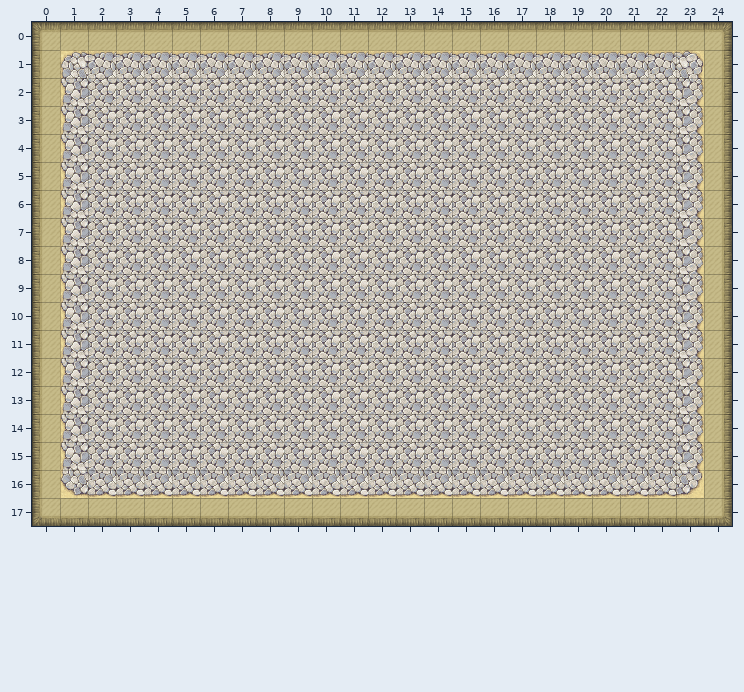
Two versions of a level (Tiled map (JSON), assets/tilemaps/level2.json). The picture above was drawn from the file before the commit.
Cells are 32x32 px. Shown: x 0..24, y 0..17.
After the commit:
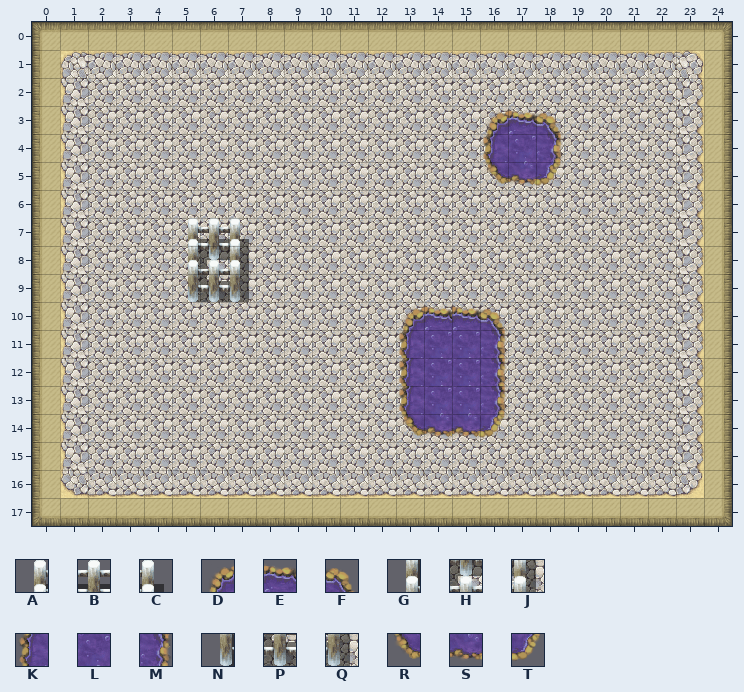
Key: from "Outside_A2": A 378, B 379, C 380, D 381, E 382, F 383, G 402, H 403, J 404, K 405, L 406, M 407, N 426, P 427, Q 428, R 429, S 430, T 431.
_ is an empty cell.
Tiles of an added or newly shown layer are drawn over the layers below it.
See-through tiles are keyed as they look on the map.
Difference:
Changed rows in their new state; . is an unchanged cell.
Layer "Foreground" (now shown):
first column x 5:
 7 ABC
 8 GHJ
 9 NPQ
Layer "Foreground2" (added):
first column x 16:
 3 DEF
 4 KLM
 5 RST
first column x 13:
10 DEEF
11 KLLM
12 KLLM
13 KLLM
14 RSST
Changed places in both pictures, as pixel boxes (x1, y1, x2, y2):
added: (482, 110, 564, 186)
added: (188, 218, 249, 302)
added: (398, 306, 508, 438)
